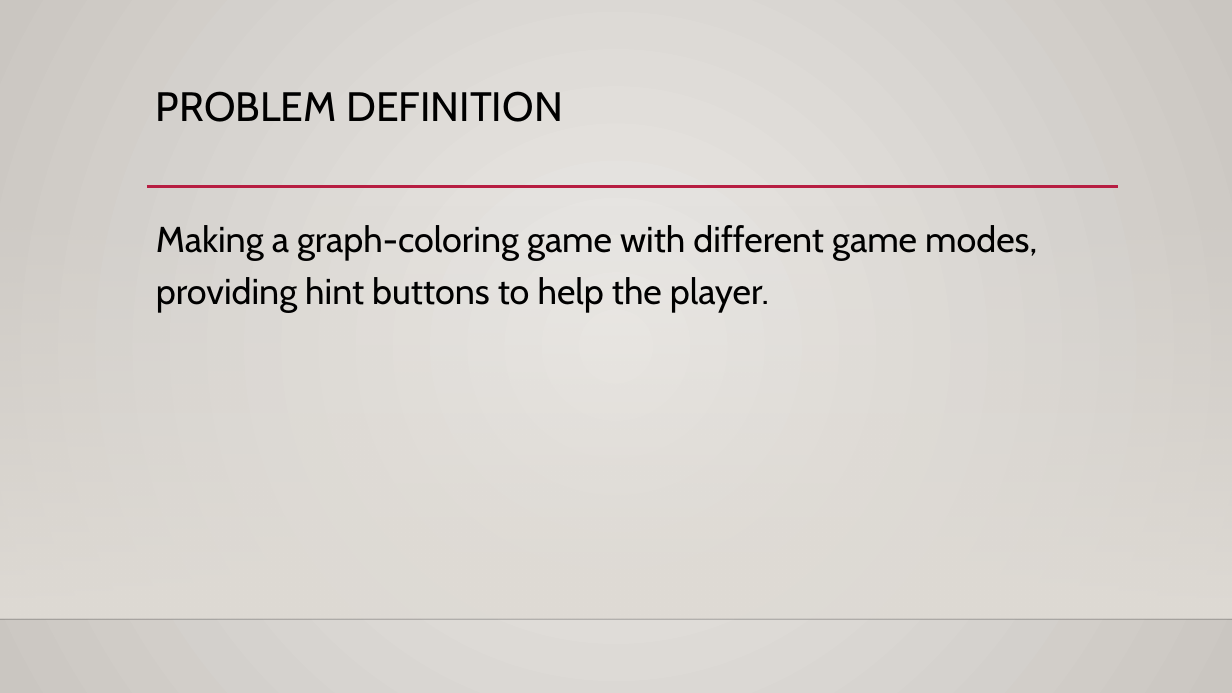
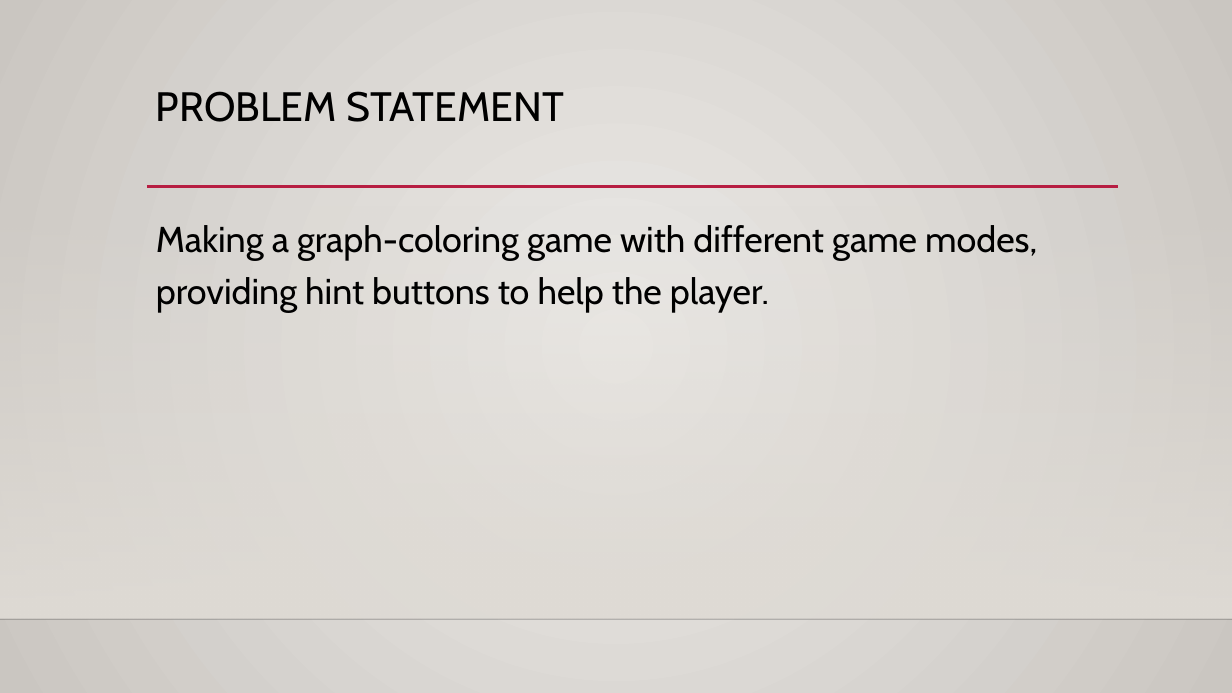
Before and after one commit to diagnoza/develop-, a slide deck: slide 3 of Project1-1/Phase2/Presentation2.pptx (slide 2 before the commit). Drawn at 1232x693 pixels with LibreOffice and Linux fonts; fonts in the diff are those of the drawing; background and template pictures are left out. Boxes give left, top, right and bottom in pixels: in the first picture for what was removed or moved away, otherwise in the second. Text is boxed around its words. In the diff, an @@ line names an element or a change of style, - is before the commit and + after.

```diff
--- a/Project1-1/Phase2/Presentation2.pptx
+++ b/Project1-1/Phase2/Presentation2.pptx
@@ title at (x1=156, y1=91, x2=564, y2=122): text changed @@
-PROBLEM DEFINITION
+PROBLEM STATEMENT
```
Also in this commit, not shown: 5 other slides changed, 1 slide added.
